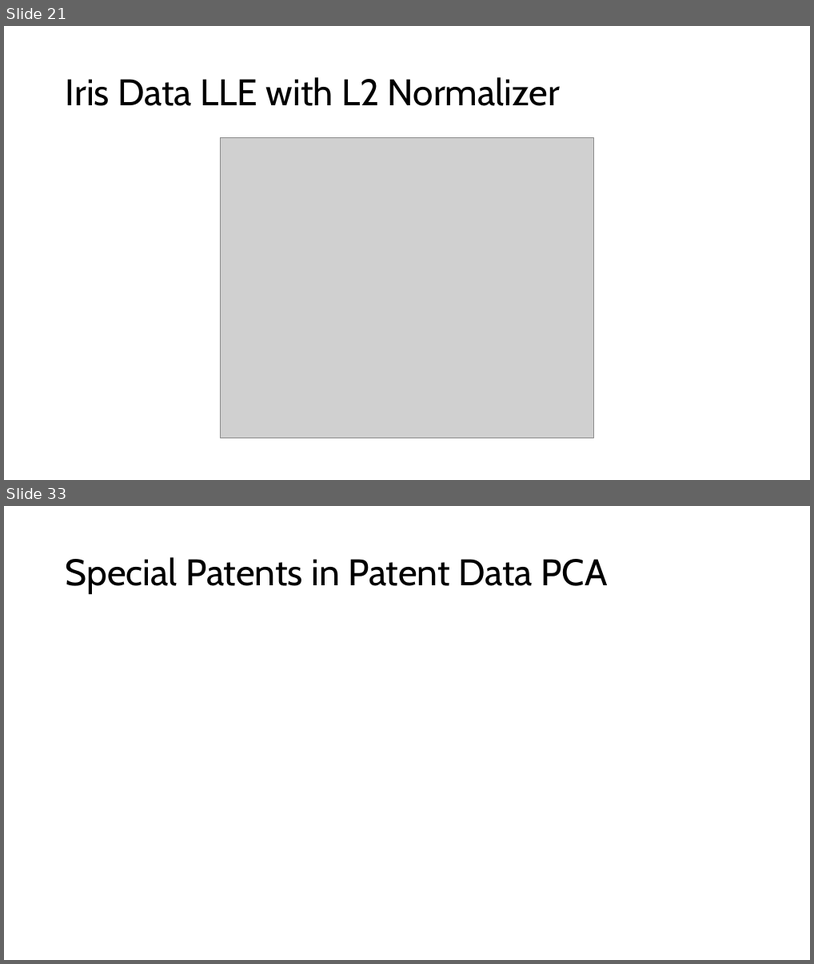
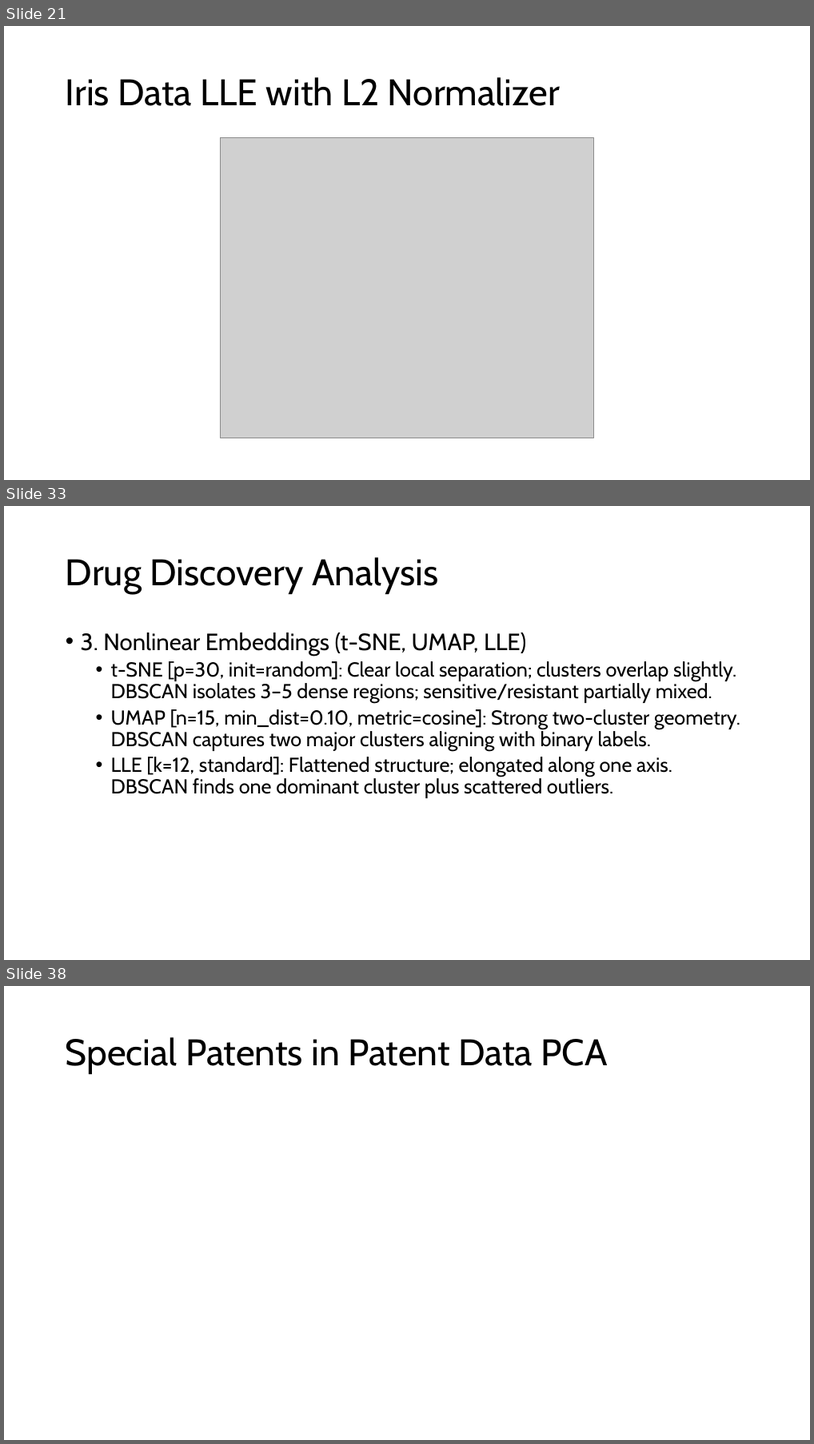
Before and after one commit to Brennan-Chan/Big-Data-Project-1, a slide deck: Deliverables/Big Data Project 1.pptx. Shown one above the other, each under a label of ours: slides 21 and 33 before the commit, slides 21, 33 and 38 after it; the slides between them are not shown. The pictures are 814x964 and 814x1444 pixels, drawn with LibreOffice and Linux fonts; fonts in the diff are those of the drawing; grey boxes stand for pictures. Boxes give left, top, right and bottom in pixels: in the first picture for what was removed or moved away, otherwise in the second. Text is boxed around its words. In the diff, an @@ line names an element or a change of style, - is before the commit and + after.

```diff
--- a/Deliverables/Big Data Project 1.pptx
+++ b/Deliverables/Big Data Project 1.pptx
@@ slide 33 added at <box>4,506,810,960</box>, background #FFFFFF @@
@@ title added at <box>66,557,438,594</box>, 44 pt, text #000000 @@
+Drug Discovery Analysis
@@ text added at <box>81,632,741,798</box>, 24 pt, text #000000 @@
+• 3. Nonlinear Embeddings (t-SNE, UMAP, LLE)
+  • t-SNE [p=30, init=random]: Clear local separation; clusters overlap slightly. DBSCAN isolates 3–5 dense regions; sensitive/resistant partially mixed.
+  • UMAP [n=15, min_dist=0.10, metric=cosine]: Strong two-cluster geometry. DBSCAN captures two major clusters aligning with binary labels.
+  • LLE [k=12, standard]: Flattened structure; elongated along one axis. DBSCAN finds one dominant cluster plus scattered outliers.
@@ what was slide 33 is now slide 38 @@
```
Also in this commit, not shown: 2 slides changed, 14 other slides added, 10 slides removed, 3 other files.
